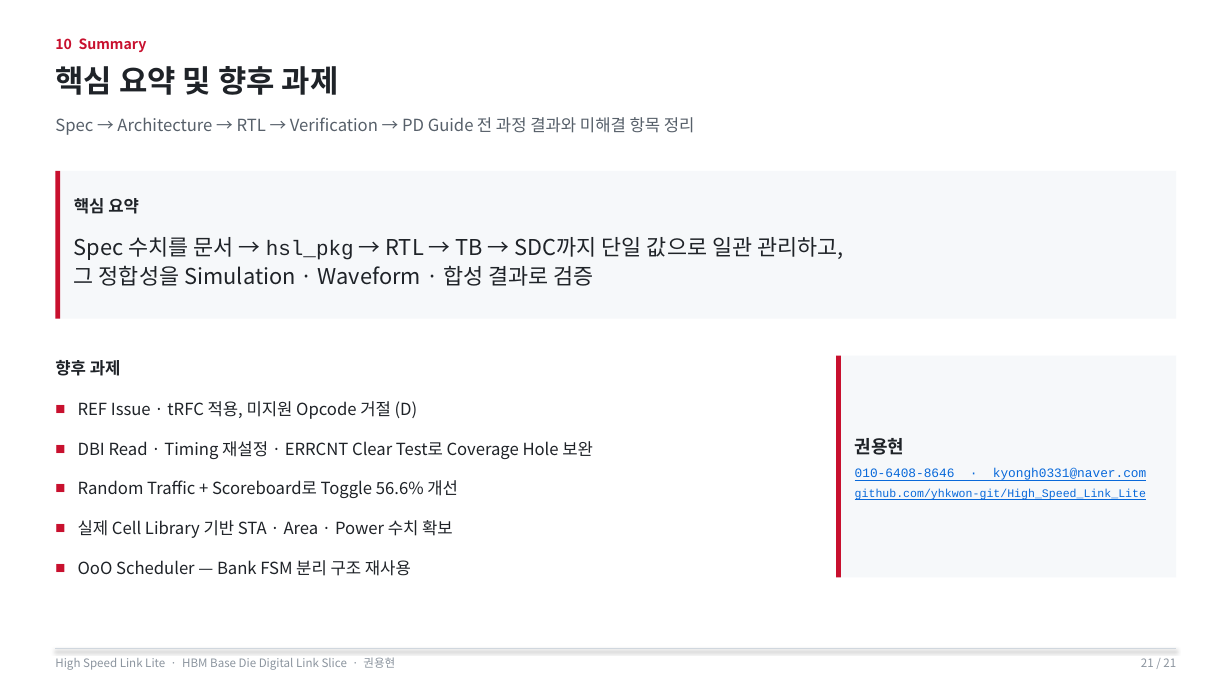
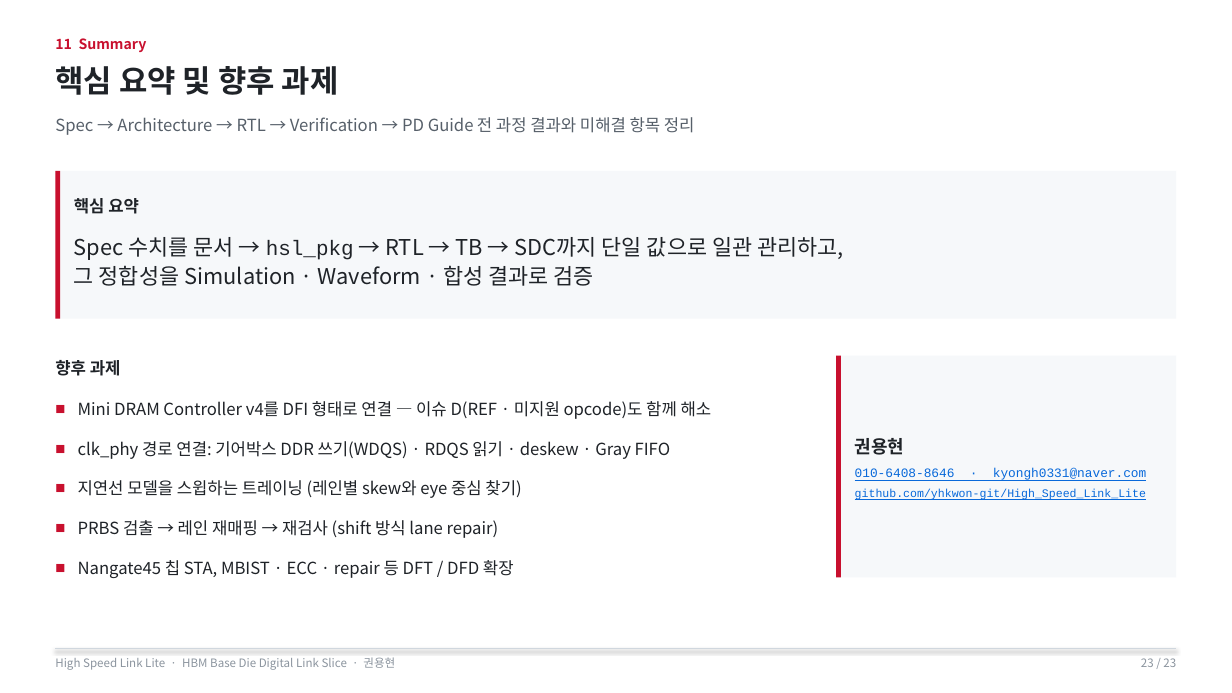
Before and after one commit to yhkwon-git/High_Speed_Link_Lite, a slide deck: slide 23 of portfolio-deck/HighSpeedLinkLite_Portfolio.pptx (slide 21 before the commit). Drawn at 1232x693 pixels with LibreOffice and Linux fonts; fonts in the diff are those of the drawing. Boxes give left, top, right and bottom in pixels: in the first picture for what was removed or moved away, otherwise in the second. Text is boxed around its words. In the diff, an @@ line names an element or a change of style, - is before the commit and + after.

```diff
--- a/portfolio-deck/HighSpeedLinkLite_Portfolio.pptx
+++ b/portfolio-deck/HighSpeedLinkLite_Portfolio.pptx
@@ text at (55,38,147,52): text changed @@
-10 Summary
+11 Summary
@@ text at (78,401,712,578): text changed @@
-■ REF Issue · tRFC 적용, 미지원 Opcode 거절 (D)
-■ DBI Read · Timing 재설정 · ERRCNT Clear Test로 Coverage Hole 보완
-■ Random Traffic + Scoreboard로 Toggle 56.6% 개선
-■ 실제 Cell Library 기반 STA · Area · Power 수치 확보
-■ OoO Scheduler — Bank FSM 분리 구조 재사용
+■ Mini DRAM Controller v4를 DFI 형태로 연결 — 이슈 D(REF · 미지원 opcode)도 함께 해소
+■ clk_phy 경로 연결: 기어박스 DDR 쓰기(WDQS) · RDQS 읽기 · deskew · Gray FIFO
+■ 지연선 모델을 스윕하는 트레이닝 (레인별 skew와 eye 중심 찾기)
+■ PRBS 검출 → 레인 재매핑 → 재검사 (shift 방식 lane repair)
+■ Nangate45 칩 STA, MBIST · ECC · repair 등 DFT / DFD 확장
@@ text at (1141,658,1176,667): text changed @@
-21 / 21
+23 / 23
```
Also in this commit, not shown: 20 other slides changed, 2 slides added, 3 other files.
